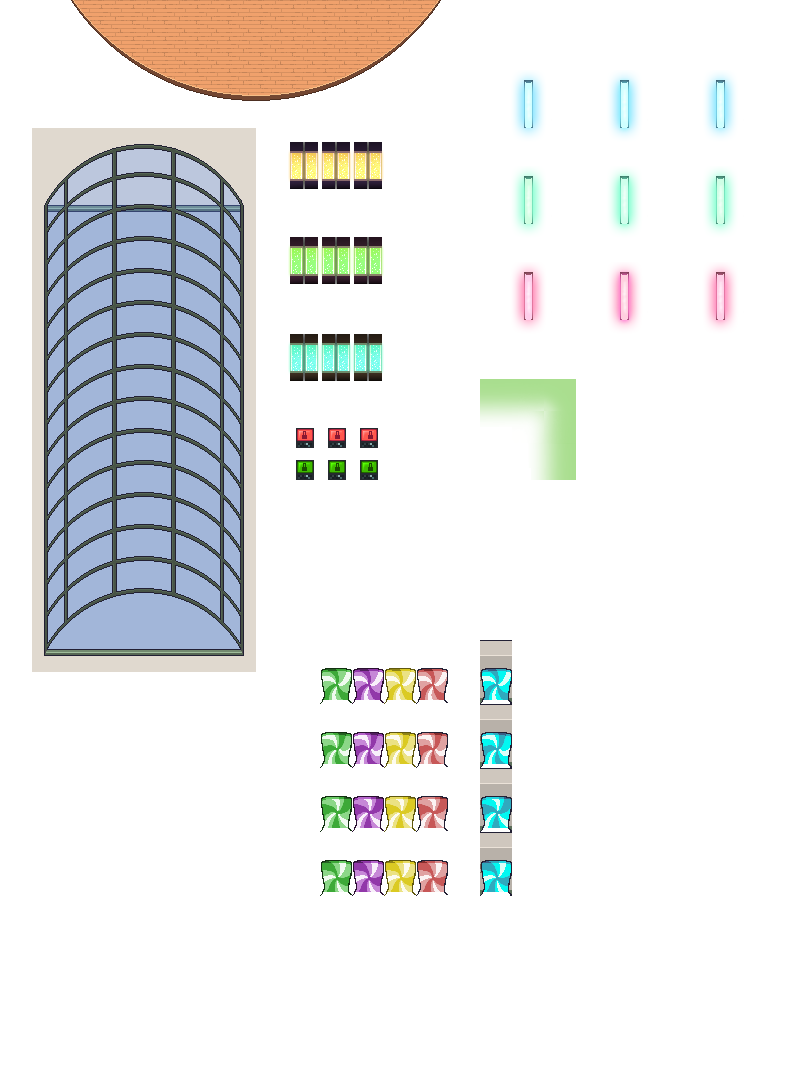
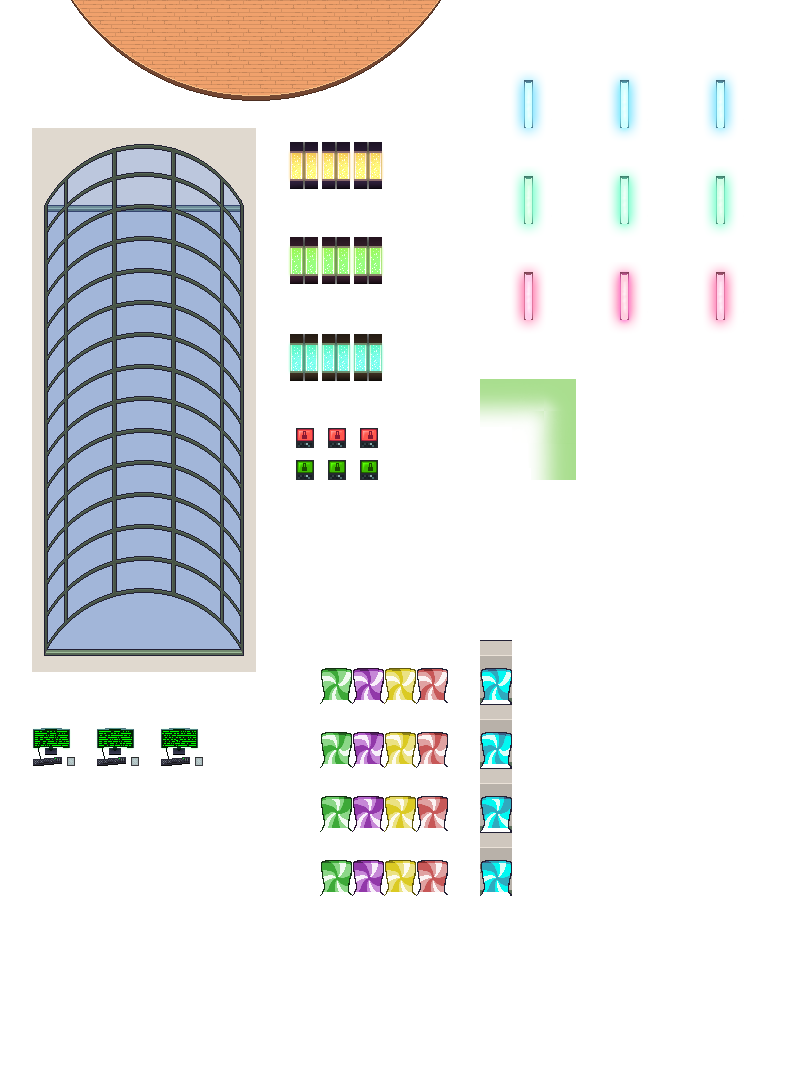
Layer changes from the first 804 x 1076 image to the second:
added layer "Eingefügte Ebene #1" above "Eingefügte Ebene" over [32, 727, 203, 766]
